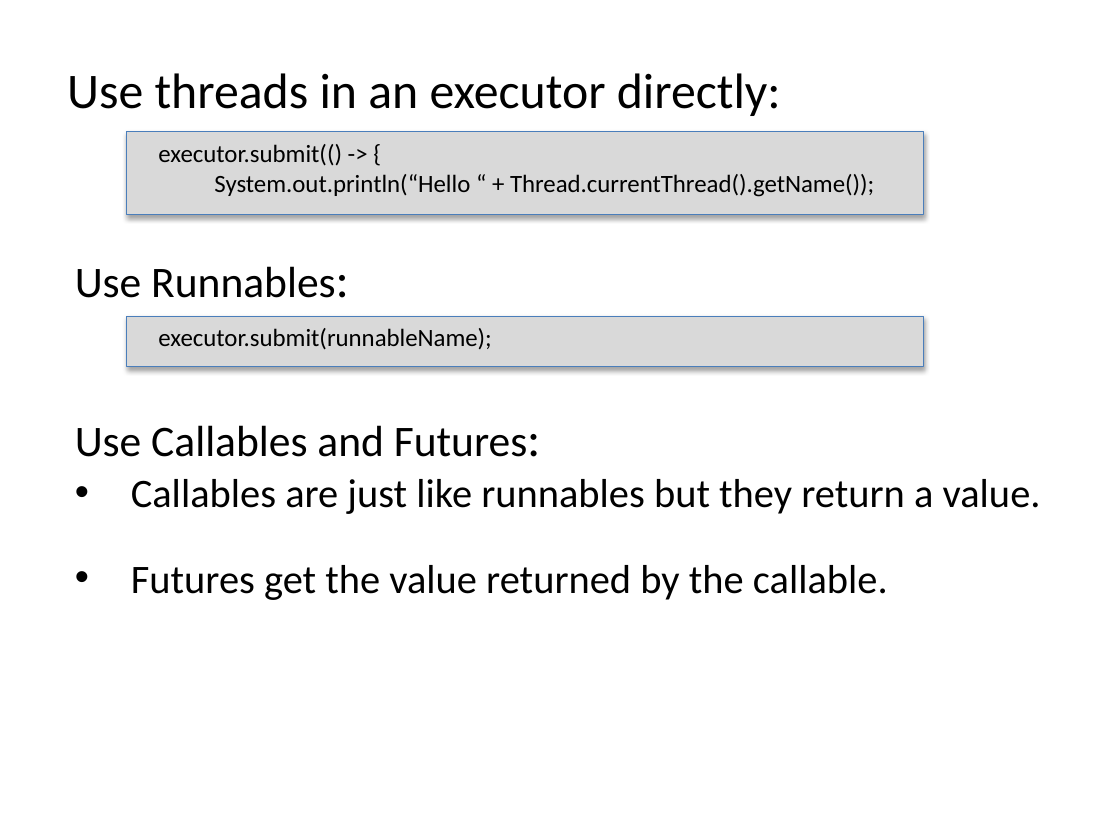
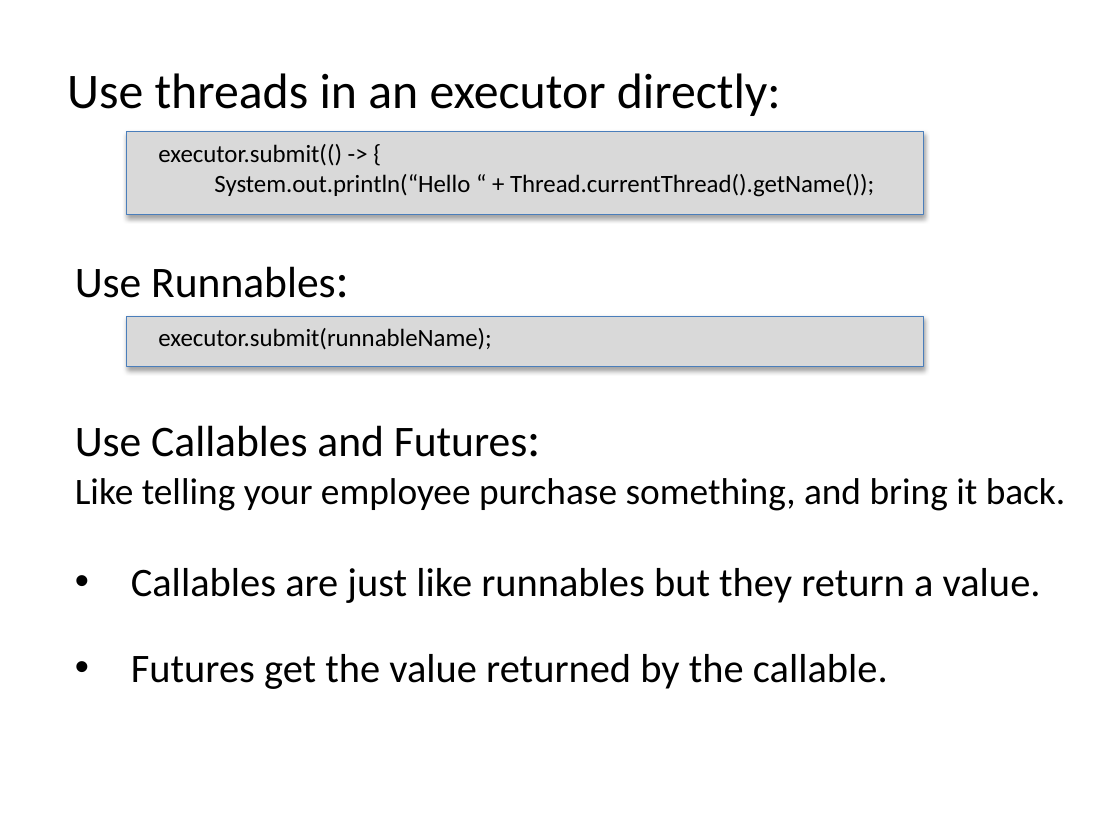
Before and after one commit to Moldenhauer-Rebecca/CIT360-Group2, a slide deck: slide 14 of ThreadsRunnablesExecutors.pptx. Drawn at 1120x840 pixels with LibreOffice and Linux fonts; fonts in the diff are those of the drawing. Boxes give left, top, right and bottom in pixels: in the first picture for what was removed or moved away, otherwise in the second. Text is boxed around its words. In the diff, an @@ line names an element or a change of style, - is before the commit and + after.

```diff
--- a/ThreadsRunnablesExecutors.pptx
+++ b/ThreadsRunnablesExecutors.pptx
@@ text at [75, 478, 1066, 511]: paragraph added @@
+Like telling your employee purchase something, and bring it back.
```
Also in this commit, not shown: 5 other slides changed, 3 slides added, 3 slides removed.
